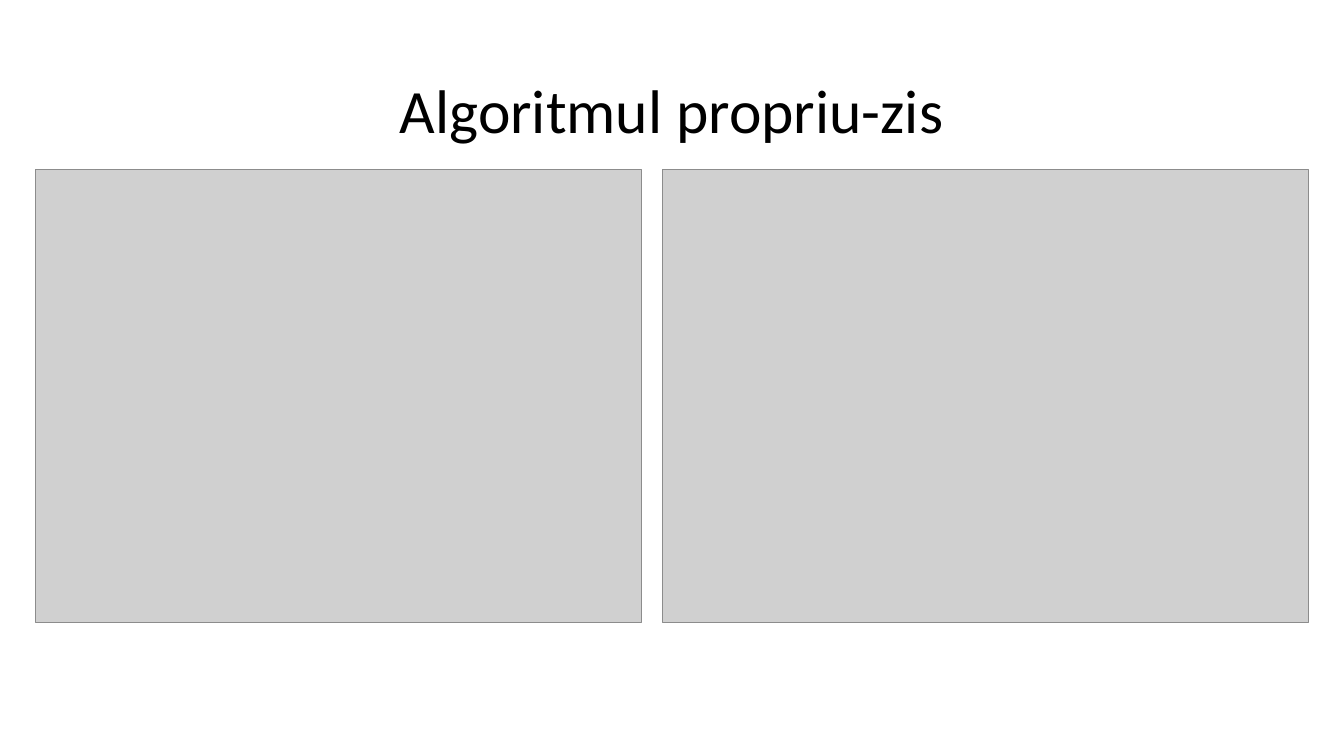
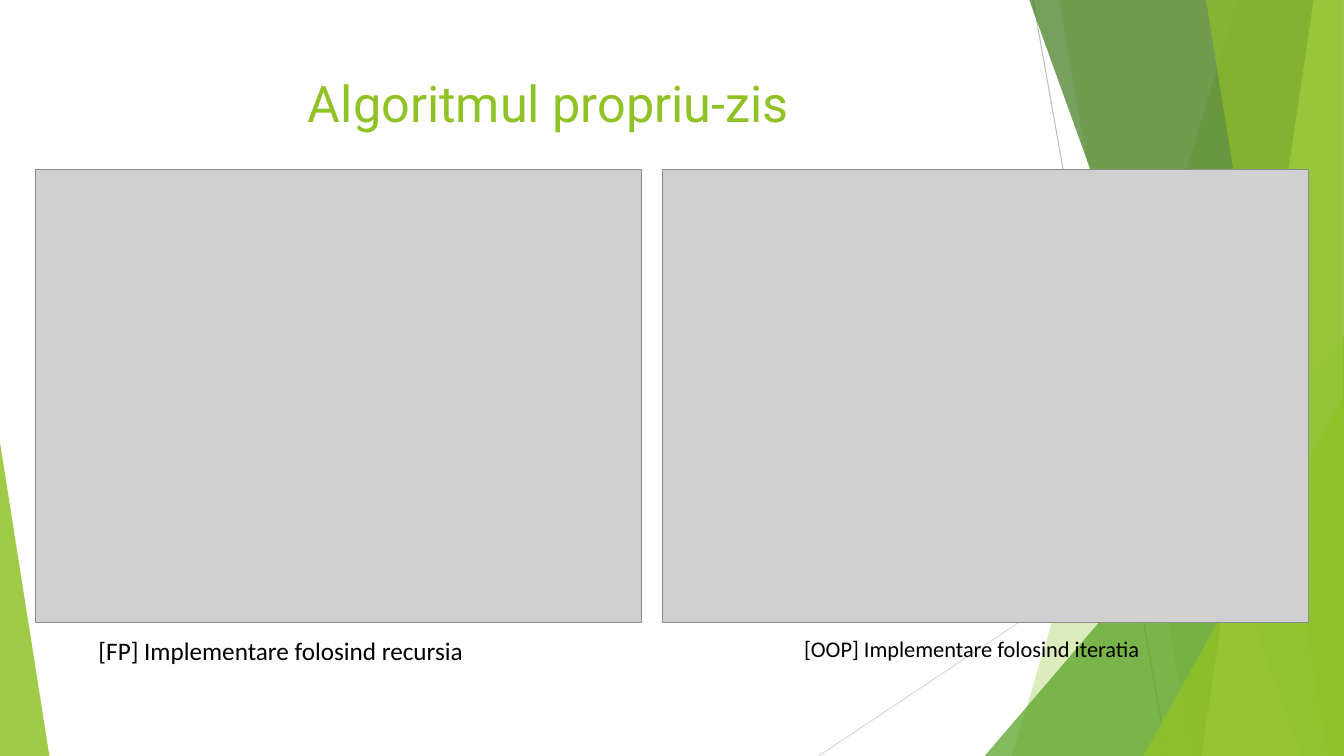
Before and after one commit to robertbutacu/bachelor-degree-work, a slide deck: slide 9 of presentation.pptx (slide 8 before the commit). Drawn at 1344x756 pixels with LibreOffice and Linux fonts; fonts in the diff are those of the drawing; grey boxes stand for pictures. Boxes give left, top, right and bottom in pixels: in the first picture for what was removed or moved away, otherwise in the second. Text is boxed around its words. In the diff, an @@ line names an element or a change of style, - is before the commit and + after.

```diff
--- a/presentation.pptx
+++ b/presentation.pptx
@@ title "Algoritmul propriu-zis" moved from (x1=400, y1=90, x2=943, y2=144) to (x1=308, y1=84, x2=789, y2=133) @@
@@ title "Algoritmul propriu-zis" at (x1=308, y1=84, x2=789, y2=133): size 44 to 36 pt, font Calibri to Roboto, text colour #000000 to #90C226; line spacing 0.9 to 1; vertical alignment middle to top @@
@@ group added at (x1=0, y1=0, x2=1344, y2=756): 5 freeform shapes, 3 triangles, 2 lines @@
@@ text added at (x1=98, y1=641, x2=463, y2=664), 18 pt, text #000000 @@
+[FP] Implementare folosind recursia
@@ text added at (x1=804, y1=638, x2=1139, y2=663), 16 pt, text #000000 @@
+[OOP] Implementare folosind iteratia
```
Also in this commit, not shown: 7 other slides changed, 4 slides added, 4 slides removed.
